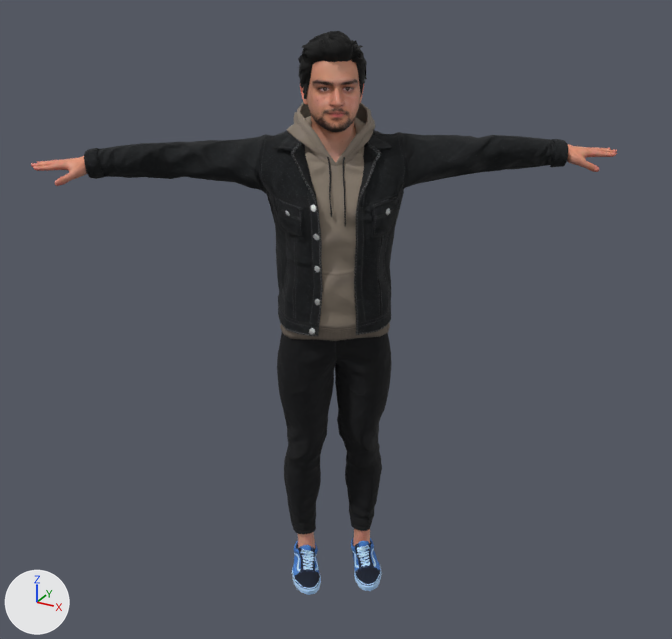
One commit to the glTF model public/model.glb: the scene before it, then after it.
Camera for both pictures: a 50 mm camera at (1.36, -2.44, 2.2) aimed at (-0.02, 0.06, 0.95). Arrows for +X, +Y and +Z are at lower left; the lights stay in place. The older version comes first. Where no turn or scale is listed for an object, it has been applied to the vertices. Vertices at exactly the same position are counted once.

In view in the first picture: 'avaturn_body', 'avaturn_hair_1', 'avaturn_look_0', 'avaturn_shoes_0'.
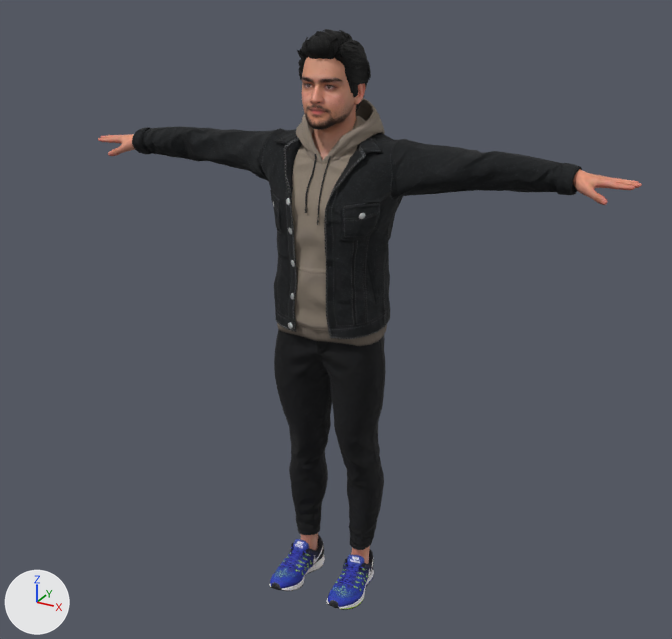
Where the newer file only moved an object's origin or applied its transform, the numbers keep the older frame.

Location of each change, [x1, y1, x2, y2] in pixels of the pictures (672 x 639 px; the box of a moved part takes in the faces that stretch with it):
'avaturn_look_0', reshaped (7% narrower)
    before: [84, 102, 568, 534]
    after: [132, 98, 582, 550]
'avaturn_body', reshaped, moved, turned
    before: [31, 60, 617, 549]
    after: [98, 57, 642, 564]
'avaturn_shoes_0', surface changed, reshaped, moved, turned
    before: [292, 537, 382, 595]
    after: [270, 535, 374, 610]
'avaturn_hair_1', reshaped, moved (7% wider)
    before: [298, 31, 367, 111]
    after: [297, 29, 371, 112]
part 1 of me_mesh_0, moved or reshaped
    before: [567, 144, 617, 172]
    after: [573, 169, 642, 205]
part 2 of me_mesh_0, moved or reshaped
    before: [31, 156, 87, 186]
    after: [98, 134, 135, 156]
part 3 of me_mesh_0, added
    after: [351, 546, 370, 564]
part 4 of me_mesh_0, moved or reshaped
    before: [300, 60, 364, 163]
    after: [302, 57, 365, 160]
part 5 of me_mesh_0, built on
    before: [298, 529, 370, 549]
    after: [301, 533, 318, 550]
part 6 of me_mesh_2, moved or reshaped
    before: [298, 31, 367, 111]
    after: [297, 29, 371, 109]
part 7 of me_mesh_3, rebuilt (87% wider)
    before: [292, 541, 321, 595]
    after: [270, 535, 325, 591]
part 8 of me_mesh_3, added (blue)
    after: [326, 549, 374, 610]
part 9 of me_mesh_3, deleted (blue)
    before: [351, 537, 382, 591]

Edits to the bpy script that builds the scene:
```text
Change mat_avaturn_shoes_0_material:
    where n2 = _N.new('ShaderNodeTexImage'); n2.name = 'Image Texture'
    n2.image: img_bc_jpg -> img_nike_zoom_pegasuslp_colorgrid_basecolor_jpg
    where n4 = _N.new('ShaderNodeTexImage'); n4.name = 'Image Texture.001'
    n4.image: img_orm_jpg -> img_nike_zoom_pegasuslp_colorgrid_occlusionroughnessmetallic_jpg
    where n6 = _N.new('ShaderNodeTexImage'); n6.name = 'Image Texture.002'
    n6.image: img_nrm_jpg_001 -> img_nike_zoom_pegasuslp_colorgrid_normal_jpg
Change me_mesh_0:
    used by ob_avaturn_body; location = (0.0, 0.019, -0.005); rotation_euler = (0.0, 0.0, 0.601), in degrees (0, 0, 34)
    remove me_mesh_0.from_pydata(...)  # 5472 vertices, 10762 faces; spans x -0.91..0.91, y -0.11..0.13, z 0.03..1.85
    add me_mesh_0.from_pydata(...)  # 5461 vertices, 10728 faces; spans x -0.76..0.8, y -0.45..0.55, z 0.02..1.85
    me_mesh_0 part 1: the loose piece of 799 vertices spanning x 0.71..0.91, y -0.02..0.1, z 1.45..1.53 is multiplied about its middle by the matrix ((0.851, 0.525, -0.001), (-0.524, 0.85, 0.046), (0.025, -0.038, 0.999)), then moved by (-0.1, -0.42, 0.02)
    me_mesh_0 part 2: the loose piece of 810 vertices spanning x -0.91..-0.7, y -0.02..0.1, z 1.45..1.53 is multiplied about its middle by the matrix ((0.851, 0.525, -0.001), (-0.524, 0.85, 0.046), (0.025, -0.038, 0.999)), then moved by (0.14, 0.43, -0.02)
    me_mesh_0 part 3: a new loose piece of 90 vertices spanning x 0.04..0.14, y -0.17..-0.04, z 0.04..0.21, in mat_avaturn_body_material
    me_mesh_0 part 4: 94 vertices moved within x -0.08..0.1, y -0.07..0.11, z 1.51..1.85; 3403 vertices removed from x -0.1..0.1, y -0.11..0.13, z 1.49..1.85; 3403 vertices added at x -0.09..0.12, y -0.07..0.15, z 1.49..1.85
    me_mesh_0 part 5: 3 vertices moved within x -0.13..-0.08, y -0.04..0.04, z 0.06..0.09; 200 vertices removed from x -0.14..0.15, y -0.09..0.06, z 0.03..0.21; 94 vertices added at x -0.2..-0.04, y -0.15..0.07, z 0.02..0.2
    other edits to the shape of me_mesh_0 do not show in these pictures
Change me_mesh_2:
    used by ob_avaturn_hair_1; location = (0.0, 0.019, -0.005); rotation_euler = (0.0, 0.0, 0.601), in degrees (0, 0, 34)
    remove me_mesh_2.from_pydata(...)  # 2637 vertices, 2968 faces; spans x -0.102..0.105, y -0.092..0.145, z 1.623..1.883
    add me_mesh_2.from_pydata(...)  # 2637 vertices, 2968 faces; spans x -0.095..0.123, y -0.063..0.163, z 1.616..1.882
    me_mesh_2 part 6: 2343 of 2637 vertices moved; they spanned x -0.102..0.105, y -0.092..0.145, z 1.623..1.883 and now span x -0.095..0.123, y -0.063..0.163, z 1.616..1.882; mean shift (0.018, 0.019, -0.003); largest move (-0.084, 0.096, 1.761) -> (-0.022, 0.153, 1.753)
    other edits to the shape of me_mesh_2 do not show in these pictures
Change me_mesh_3:
    used by ob_avaturn_shoes_0; location = (0.0, 0.019, -0.005); rotation_euler = (0.0, 0.0, 0.601), in degrees (0, 0, 34)
    remove me_mesh_3.from_pydata(...)  # 1676 vertices, 3376 faces; spans x -0.161..0.162, y -0.203..0.067, z -0.003..0.11
    add me_mesh_3.from_pydata(...)  # 2022 vertices, 4036 faces; spans x -0.233..0.144, y -0.318..0.067, z -0.016..0.132
    me_mesh_3 part 7: the loose piece of 838 vertices spanning x -0.161..-0.059, y -0.202..0.066, z -0.003..0.108 is rebuilt with 1011 vertices and now spans x -0.233..-0.023, y -0.201..0.067, z -0.016..0.125
    me_mesh_3 part 8: a new loose piece of 1011 vertices spanning x -0.045..0.144, y -0.318..-0.036, z -0.012..0.132, in mat_avaturn_shoes_0_material
    me_mesh_3 part 9: 838 vertices removed from x 0.06..0.162, y -0.203..0.067, z -0.003..0.11
Change me_mesh_4:
    remove me_mesh_4.from_pydata(...)  # 3271 vertices, 6105 faces; spans x -0.67..0.61, y -0.42..0.5, z 0.13..1.68
    add me_mesh_4.from_pydata(...)  # 3271 vertices, 6105 faces; spans x -0.76..0.73, y -0.18..0.22, z 0.13..1.68
    me_mesh_4 part 10: the whole mesh is multiplied about its middle by the matrix ((0.854, 0.52, -0.027), (-0.519, 0.854, 0.037), (0.042, -0.017, 0.999)), then moved by (0.03, -0.02, 0.0)
Change ob_avaturn_body:
    ob_avaturn_body.location: (0.0, 0.019, -0.005) -> (0.0, 0.0, 0.0)
    ob_avaturn_body.rotation_euler: (0.0, 0.0, 0.601) -> (0.0, 0.0, 0.607)  # degrees (0, 0, 34) -> degrees (0, 0, 35)
Change ob_avaturn_hair_1:
    ob_avaturn_hair_1.location: (0.0, 0.019, -0.005) -> (0.0, 0.0, 0.0)
Change ob_avaturn_shoes_0:
    ob_avaturn_shoes_0.location: (0.0, 0.019, -0.005) -> (0.0, 0.0, 0.0)
    ob_avaturn_shoes_0.rotation_euler: (0.0, 0.0, 0.601) -> (0.0, 0.0, 0.607)  # degrees (0, 0, 34) -> degrees (0, 0, 35)
```
